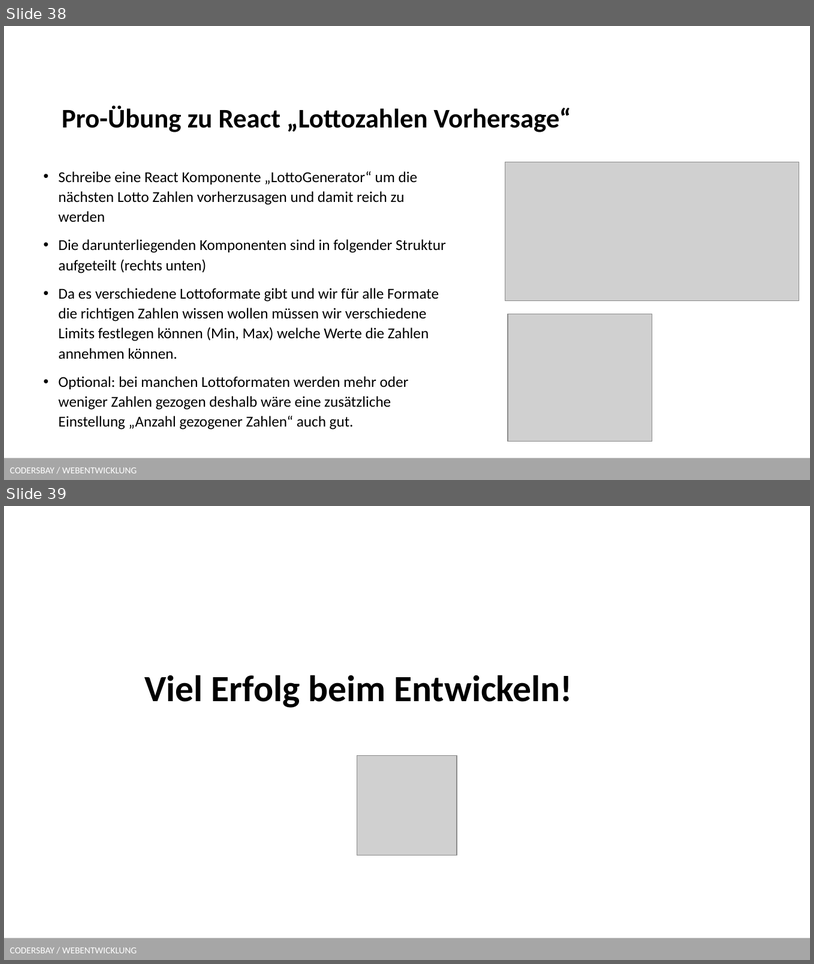
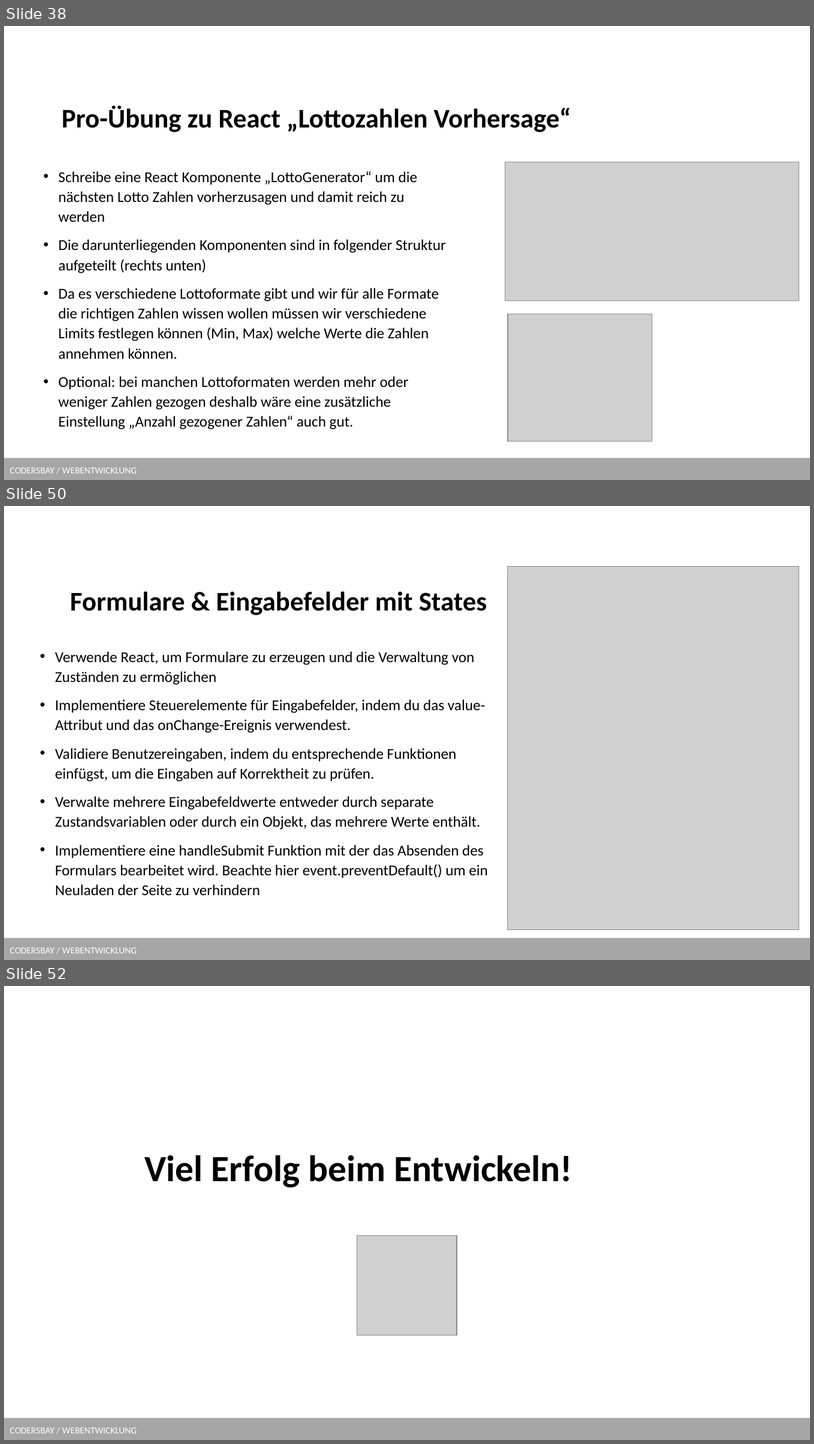
Before and after one commit to kodo89/Webentwicklung_23_24, a slide deck: 9. React/React.pptx. Shown one above the other, each under a label of ours: slides 38 and 39 before the commit, slides 38, 50 and 52 after it; the slides between them are not shown. The pictures are 814x964 and 814x1444 pixels, drawn with LibreOffice and Linux fonts; fonts in the diff are those of the drawing; grey boxes stand for pictures; background and template pictures are left out. Boxes give left, top, right and bottom in pixels: in the first picture for what was removed or moved away, otherwise in the second. Text is boxed around its words. In the diff, an @@ line names an element or a change of style, - is before the commit and + after.

```diff
--- a/9. React/React.pptx
+++ b/9. React/React.pptx
@@ slide 50 added at [4,506,810,960], background #FFFFFF; not listed: 1 template element that a slide beside it also shows @@
@@ picture added at [508,567,800,930] @@
@@ title added at [70,591,487,615], 32 pt, text #000000, bold @@
+Formulare & Eingabefelder mit States
@@ text added at [55,651,488,895], 18 pt, text #000000 @@
+• Verwende React, um Formulare zu erzeugen und die Verwaltung von Zuständen zu ermöglichen
+• Implementiere Steuerelemente für Eingabefelder, indem du das value-Attribut und das onChange-Ereignis verwendest.
+• Validiere Benutzereingaben, indem du entsprechende Funktionen einfügst, um die Eingaben auf Korrektheit zu prüfen.
+• Verwalte mehrere Eingabefeldwerte entweder durch separate Zustandsvariablen oder durch ein Objekt, das mehrere Werte enthält.
+• Implementiere eine handleSubmit Funktion mit der das Absenden des Formulars bearbeitet wird. Beachte hier event.preventDefault() um ein Neuladen der Seite zu verhindern
@@ what was slide 39 is now slide 52 @@
```
Also in this commit, not shown: 2 slides changed, 12 other slides added.
